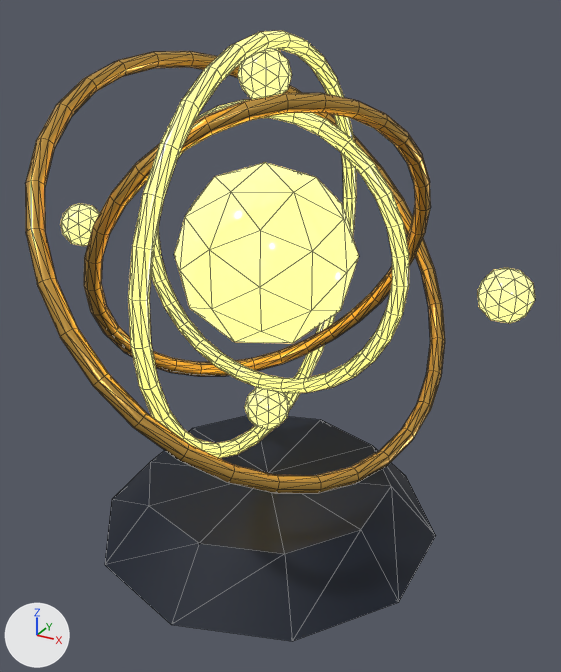
A saved change to the glTF model jogos/calculus-royale/assets/models/generated/euler.glb.
Before and after are seen from a 50 mm camera at (1.124, -1.953, 1.785) aimed at (0.056, -0.012, 0.815). Arrows for +X, +Y and +Z are at lower left; the lights stay in place. The picture after the commit comes second. Mesh edges are drawn as thin lines. Where no turn or scale is listed for an object, it has been applied to the vertices.
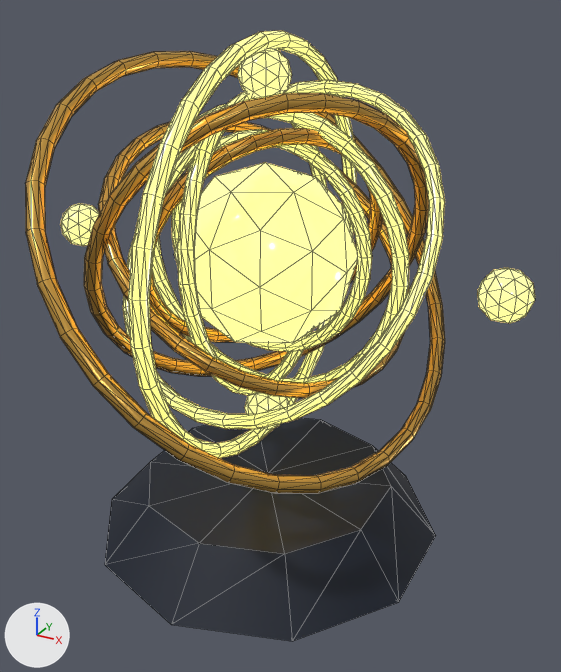
Patch to the scene script:
```diff
--- a/jogos/calculus-royale/assets/models/generated/euler.glb.py
+++ b/jogos/calculus-royale/assets/models/generated/euler.glb.py
@@ me_mesh_14 @@
+me_mesh_14.from_pydata(...)  # 297 vertices, 512 faces; spans x -0.552..0.552, y -0.36..0.36, z -0.451..0.451
+me_mesh_14.materials.append(mat_material_1)  # yellow #ffe17d, glowing yellow #ffe17d
@@ me_mesh_13 @@
+me_mesh_13.from_pydata(...)  # 297 vertices, 512 faces; spans x -0.407..0.407, y -0.494..0.494, z -0.335..0.335
+me_mesh_13.materials.append(mat_material_2)  # orange #d9a94f
@@ me_mesh_12 @@
+me_mesh_12.from_pydata(...)  # 297 vertices, 512 faces; spans x -0.062..0.062, y -0.451..0.451, z -0.45..0.45
+me_mesh_12.materials.append(mat_material_1)  # yellow #ffe17d, glowing yellow #ffe17d
@@ me_mesh_11 @@
+me_mesh_11.from_pydata(...)  # 297 vertices, 512 faces; spans x -0.273..0.273, y -0.336..0.336, z -0.365..0.365
+me_mesh_11.materials.append(mat_material_2)  # orange #d9a94f
@@ me_mesh_10 @@
+me_mesh_10.from_pydata(...)  # 297 vertices, 512 faces; spans x -0.341..0.341, y -0.025..0.025, z -0.342..0.342
+me_mesh_10.materials.append(mat_material_1)  # yellow #ffe17d, glowing yellow #ffe17d
@@ ob_mesh_14 @@
+ob_mesh_14 = bpy.data.objects.new('Mesh_14', me_mesh_14)
+ob_mesh_14.location = (0.0, 0.0, 1.094)
@@ ob_mesh_13 @@
+ob_mesh_13 = bpy.data.objects.new('Mesh_13', me_mesh_13)
+ob_mesh_13.location = (0.0, 0.0, 1.094)
@@ ob_mesh_12 @@
+ob_mesh_12 = bpy.data.objects.new('Mesh_12', me_mesh_12)
+ob_mesh_12.location = (0.0, 0.0, 1.094)
@@ ob_mesh_11 @@
+ob_mesh_11 = bpy.data.objects.new('Mesh_11', me_mesh_11)
+ob_mesh_11.location = (0.0, 0.0, 1.094)
@@ ob_mesh_10 @@
+ob_mesh_10 = bpy.data.objects.new('Mesh_10', me_mesh_10)
+ob_mesh_10.location = (0.0, 0.0, 1.094)
```

Changed parts and their boxes [x1, y1, x2, y2] in the pictures (561 x 672 px):
'Mesh_14', added
    after: [123, 80, 445, 429]
'Mesh_13', added
    after: [98, 122, 409, 398]
'Mesh_12', added
    after: [177, 92, 327, 395]
'Mesh_10', added
    after: [172, 129, 372, 352]
'Mesh_11', added
    after: [149, 128, 383, 342]
